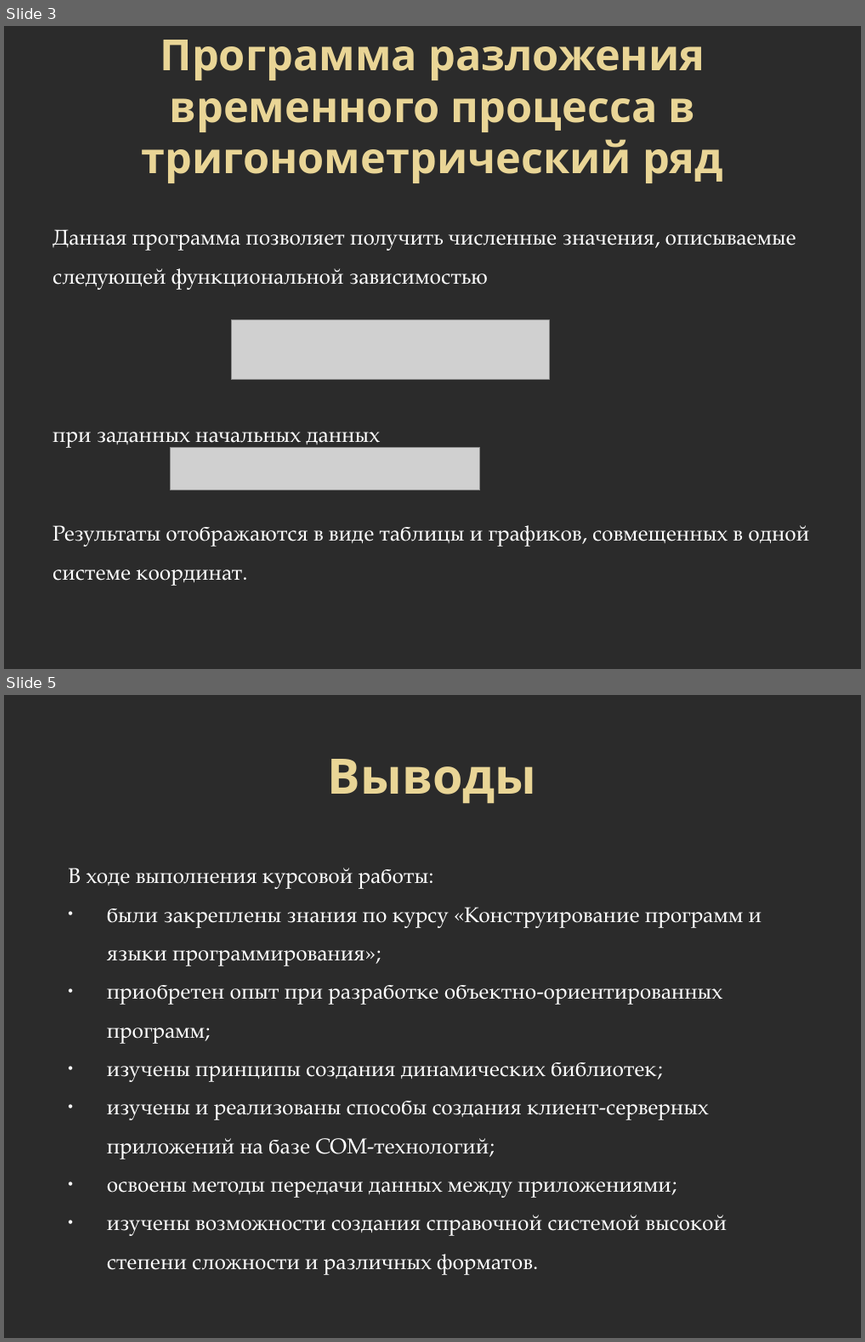
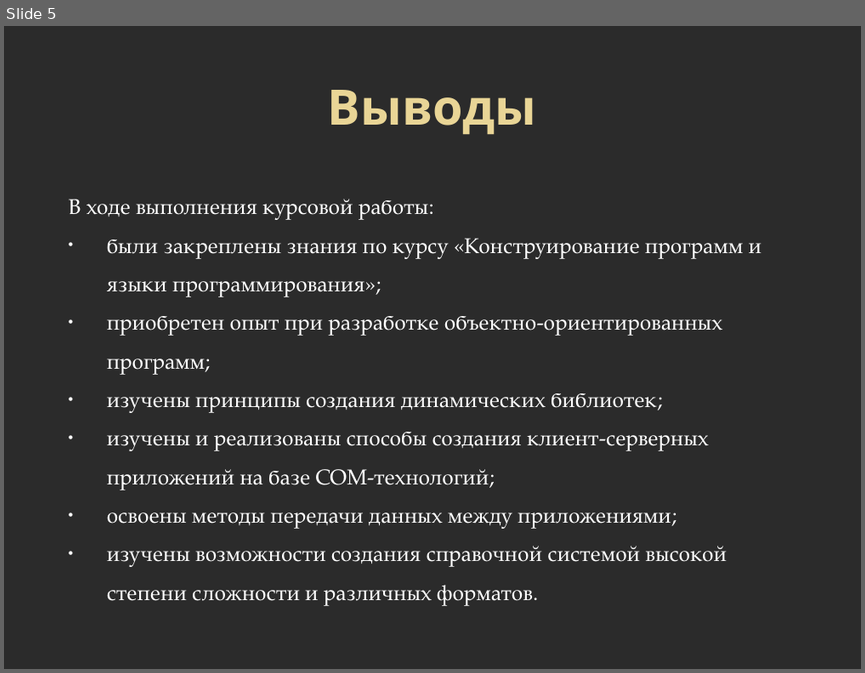
Before and after one commit to Alexis-Dia/Delphi7TrainingCourse, a slide deck: Lesson3/VremProc.pptx. Shown one above the other, each under a label of ours: slides 3 and 5 before the commit, slide 5 after it; the slides between them are not shown. The pictures are 865x1342 and 865x673 pixels, drawn with LibreOffice and Linux fonts; fonts in the diff are those of the drawing; grey boxes stand for pictures; background and template pictures are left out; a plain dark background stands for a picture behind light text. Boxes give left, top, right and bottom in pixels: in the first picture for what was removed or moved away, otherwise in the second. Text is boxed around its words. In the diff, an @@ line names an element or a change of style, - is before the commit and + after.

```diff
--- a/Lesson3/VremProc.pptx
+++ b/Lesson3/VremProc.pptx
@@ slide 3 removed at <box>4,26,861,669</box>, background picture (left out) @@
@@ text removed at <box>142,40,723,183</box> @@
-Программа разложения временного процесса в тригонометрический ряд
@@ text removed at <box>52,229,809,584</box> @@
-Данная программа позволяет получить численные значения, описываемые следующей функциональной зависимостью
-при заданных начальных данных
-Результаты отображаются в виде таблицы и графиков, совмещенных в одной системе координат.
@@ picture removed at <box>231,320,549,379</box> @@
@@ picture removed at <box>171,448,479,490</box> @@
```
Also in this commit, not shown: 2 slides changed, 2 slides added, 1 other slide removed, 10 other files.
